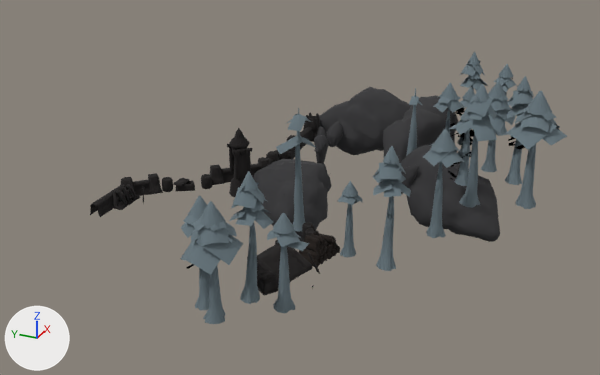
The glTF model 3d/passe-alterac/models/storm_doodad_wcav_jungleouter_ah.glb as it was, and as the next commit left it.
Both versions are drawn from a 50 mm camera at (-37.5, -23.5, 21.3) aimed at (1.5, -6.0, 1.8). The lights are fixed; the arrows at lower left show +X, +Y and +Z. The first picture is the older version. Vertices at exactly the same position are counted once.
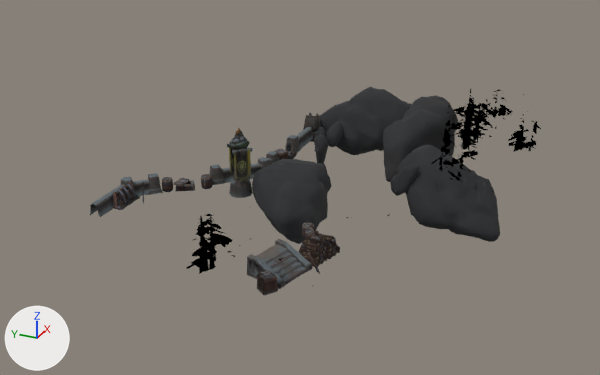
What changed in the scene script:
```text
Change mat_material_0:
    where n3 = _N.new('ShaderNodeMath'); n3.name = 'Math.001'
    n3.inputs[1].default_value: 0.4 -> 0.706  # 'Value'
Change mat_material_1:
    where n3 = _N.new('ShaderNodeMath'); n3.name = 'Math.001'
    n3.inputs[1].default_value: 0.4 -> 0.706  # 'Value'
Change me_mesh_0:
    used by ob_mesh_0; location = (0.0, 0.0, 0.0)
    remove me_mesh_0.from_pydata(...)  # 17082 vertices, 28483 faces; spans x -12.7..18.5, y -20.7..6.3, z -2.6..9.8
    add me_mesh_0.from_pydata(...)  # 16644 vertices, 27815 faces; spans x -12.7..18.5, y -20.7..5.1, z -2.6..9.8
    me_mesh_0 part 1: 27617 kept faces spanning x -12.7..18.5, y -20.7..5.1, z -2.6..9.8 get new texture (UV) coordinates
    edits to the shape of me_mesh_0 do not show in these pictures
    remove me_mesh_0.materials.append(mat_material_6)
```

What differs and where, as boxes [x1, y1, x2, y2] in the pictures (600 x 375 px):
'Mesh_0', surface changed, reshaped: before [90, 52, 567, 324]; after [90, 87, 500, 295]
